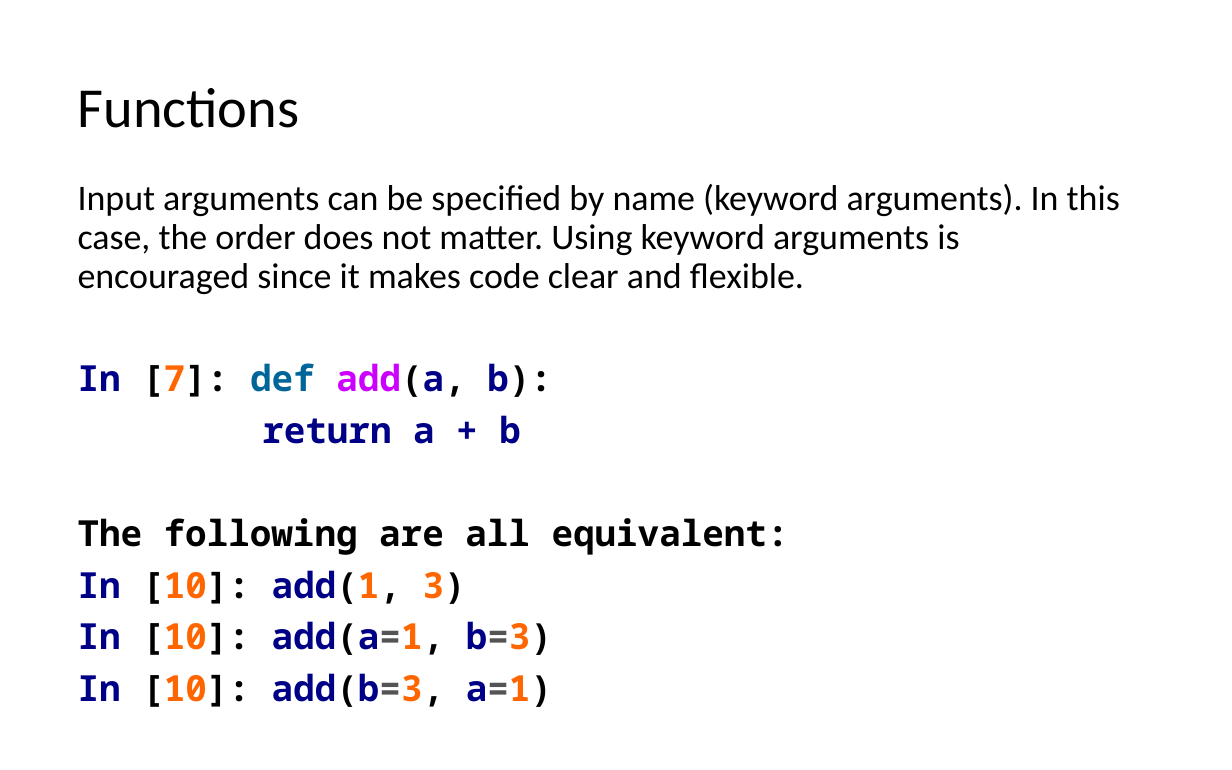
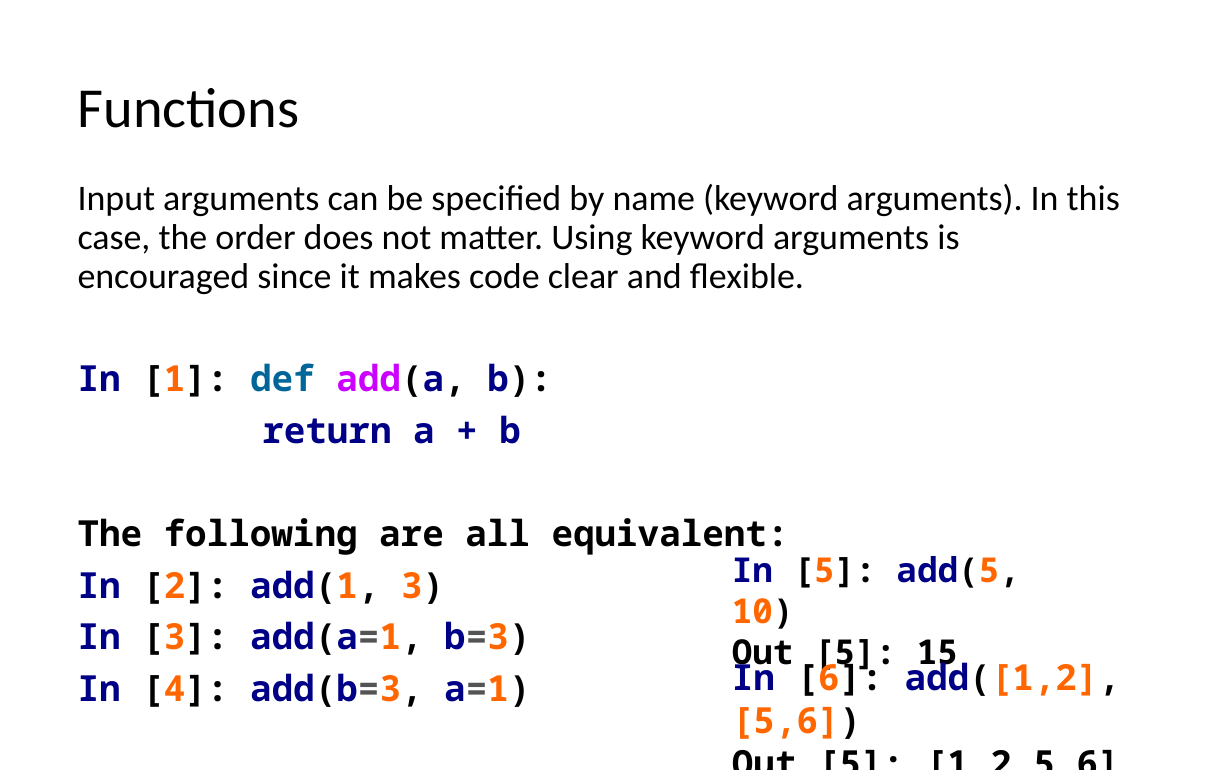
Before and after one commit to LongBaoNguyen/longbaonguyen.github.io, a slide deck: slide 6 of courses/apcsp/lect8.pptx (slide 5 before the commit). Drawn at 1232x770 pixels with LibreOffice and Linux fonts; fonts in the diff are those of the drawing. Boxes give left, top, right and bottom in pixels: in the first picture for what was removed or moved away, otherwise in the second. Text is boxed around its words. In the diff, an @@ line names an element or a change of style, - is before the commit and + after.

```diff
--- a/courses/apcsp/lect8.pptx
+++ b/courses/apcsp/lect8.pptx
@@ text at box(78, 363, 552, 397): text changed @@
-In [7]: def add(a, b):
+In [1]: def add(a, b):
@@ text added at box(732, 556, 1019, 674), 20 pt, text #000000, bold @@
+In [5]: add(5, 10)
+Out [5]: 15
@@ text at box(78, 570, 530, 707): text changed @@
-In [10]: add(1, 3)
-In [10]: add(a=1, b=3)
-In [10]: add(b=3, a=1)
+In [2]: add(1, 3)
+In [3]: add(a=1, b=3)
+In [4]: add(b=3, a=1)
@@ text added at box(732, 656, 1121, 739), 21 pt, text #000000, bold @@
+In [6]: add([1,2], [5,6])
+Out [5]: [1,2,5,6]
```
Also in this commit, not shown: 7 other slides changed, 1 slide added, 1 slide removed, 7 other files.
